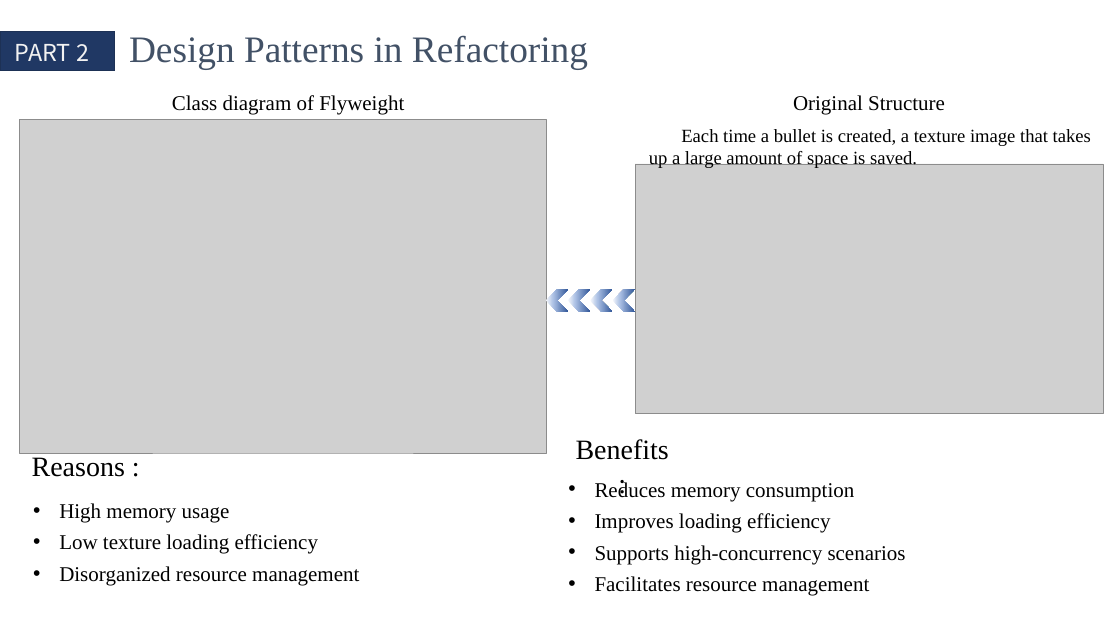
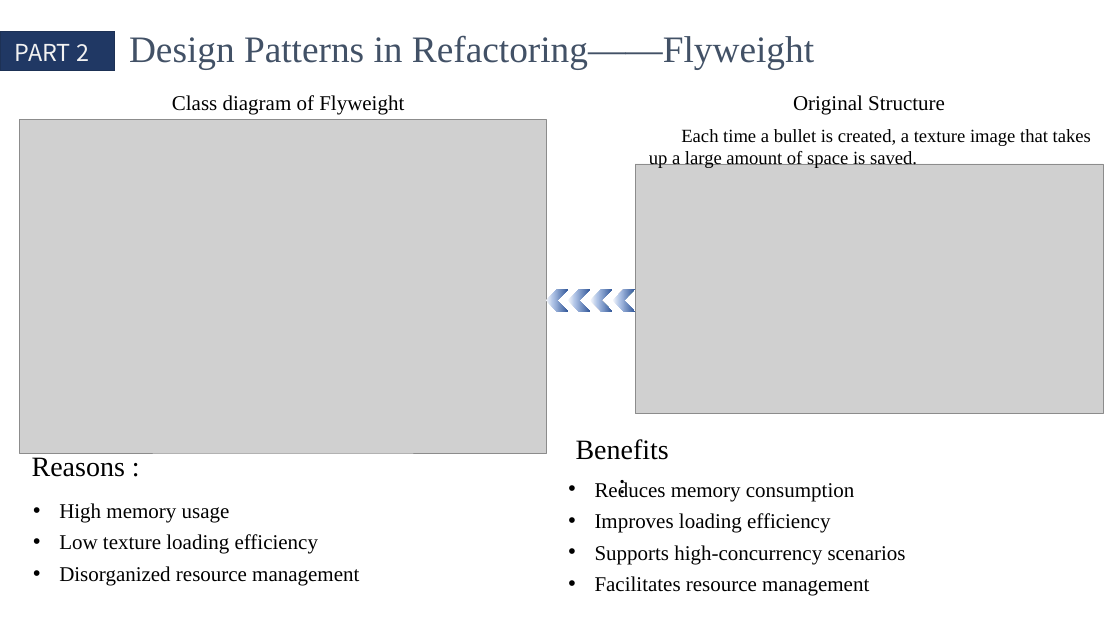
Before and after one commit to QinCheng0928/Cocos2d, a slide deck: slide 8 of 文档/DesignPattern.pptx. Drawn at 1120x630 pixels with LibreOffice and Linux fonts; fonts in the diff are those of the drawing; grey boxes stand for pictures. Boxes give left, top, right and bottom in pixels: in the first picture for what was removed or moved away, otherwise in the second. Text is boxed around its words. In the diff, an @@ line names an element or a change of style, - is before the commit and + after.

```diff
--- a/文档/DesignPattern.pptx
+++ b/文档/DesignPattern.pptx
@@ text at [129,35,814,69]: text changed @@
-Design Patterns in Refactoring
+Design Patterns in Refactoring——Flyweight
```
Also in this commit, not shown: 5 other slides changed, 1 slide added, 1 slide removed, 1 other file.
